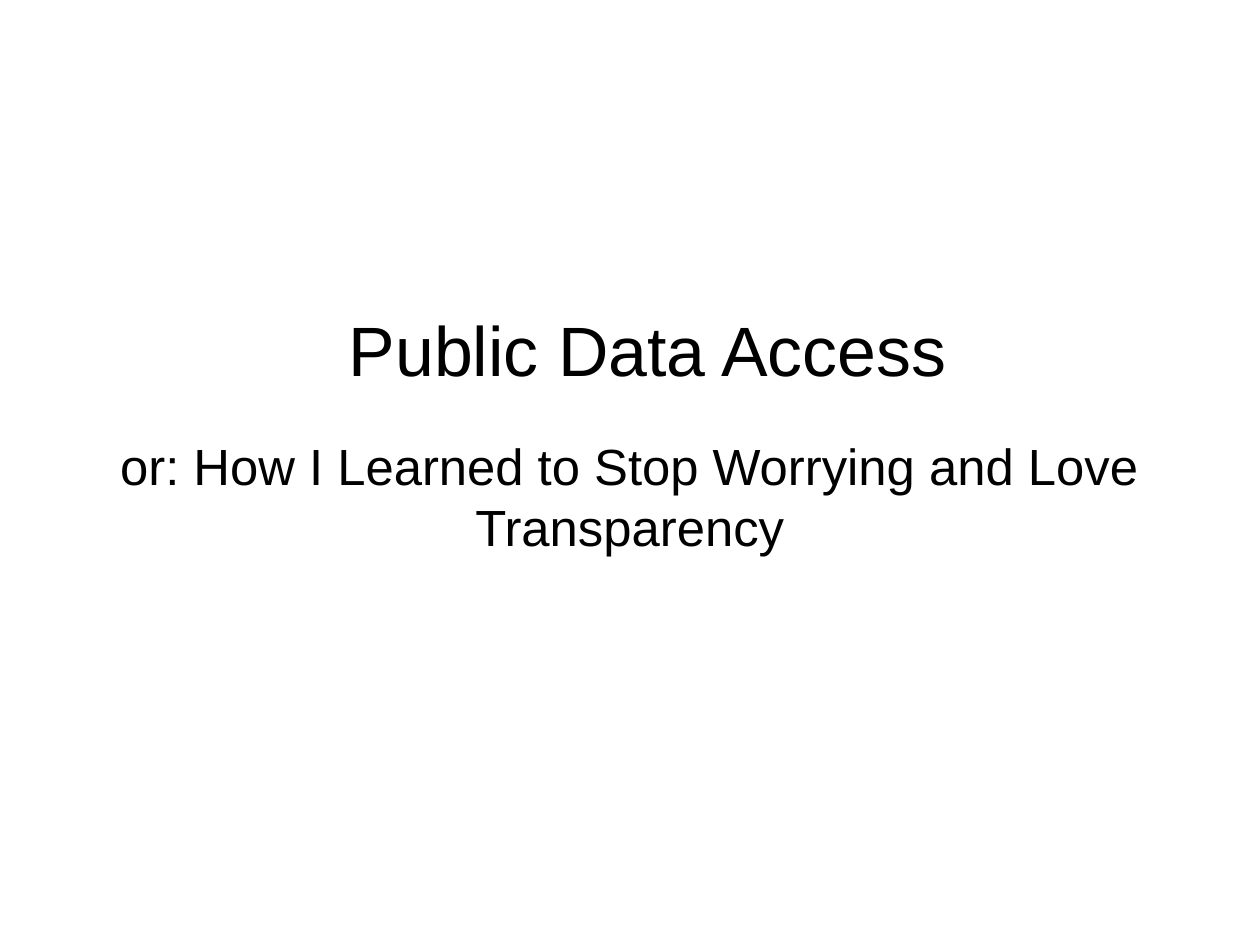
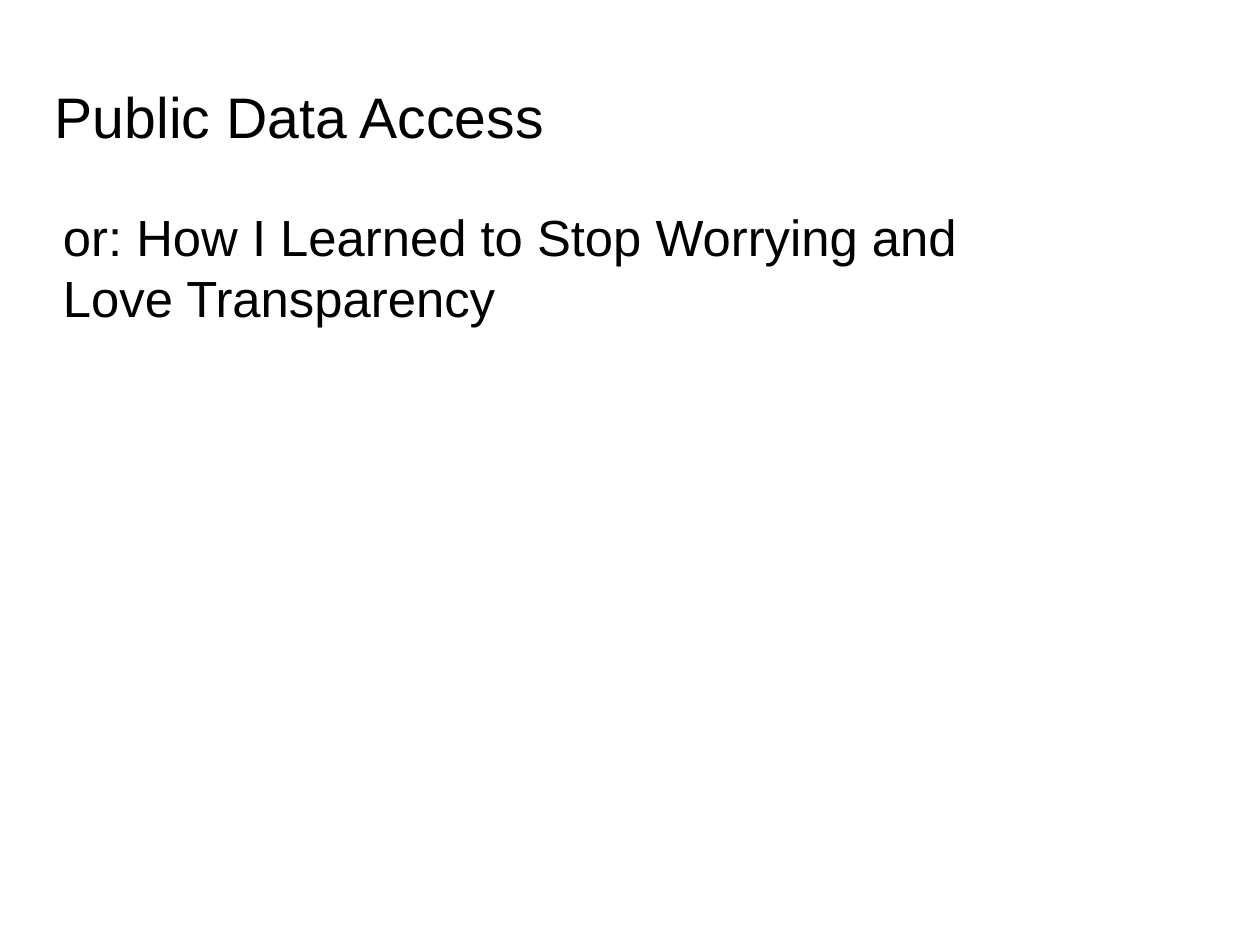
Before and after one commit to utecht/public_data, a slide deck: slide 1 of public_data.odp. Drawn at 1260x945 pixels with LibreOffice and Linux fonts; fonts in the diff are those of the drawing; background and template pictures are left out. Boxes give left, top, right and bottom in pixels: in the first picture for what was removed or moved away, otherwise in the second. Text is boxed around its words. In the diff, an @@ line names an element or a change of style, - is before the commit and + after.

```diff
--- a/public_data.odp
+++ b/public_data.odp
@@ title "Public Data Access": place and size @@
-title "Public Data Access" at [349, 325, 946, 377]
+title "Public Data Access" at [55, 96, 544, 139]
@@ title "Public Data Access" at [55, 96, 544, 139]: size 44 to 36 pt; alignment centre to left @@
@@ subtitle "or: How I Learned to ...": place and size @@
-subtitle "or: How I Learned to ..." at [120, 448, 1138, 556]
+subtitle "or: How I Learned to ..." at [63, 219, 957, 328]
@@ subtitle "or: How I Learned to ..." at [63, 219, 957, 328]: alignment centre to left @@
```
Also in this commit, not shown: 12 other slides changed, 4 slides added, 4 slides removed.
